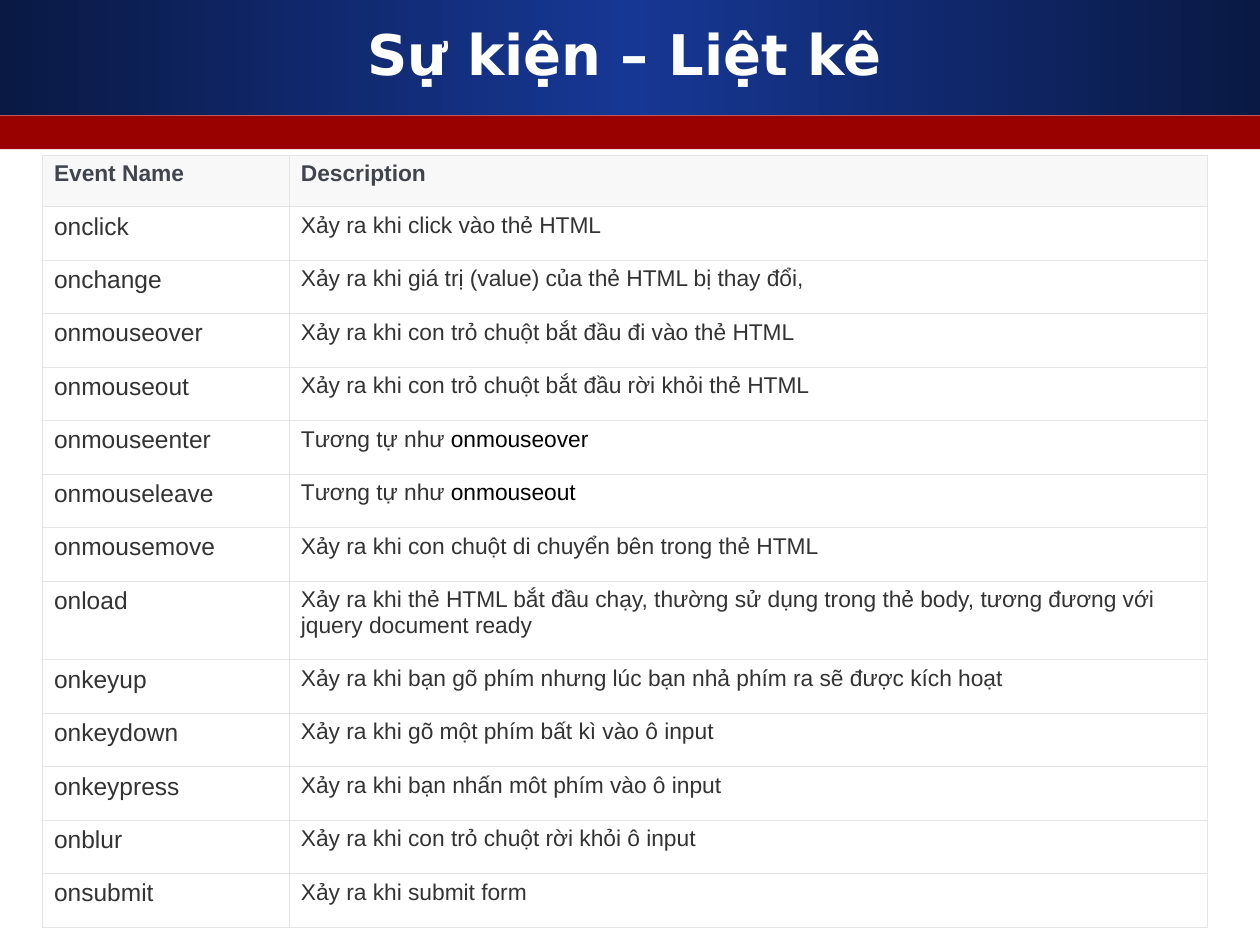
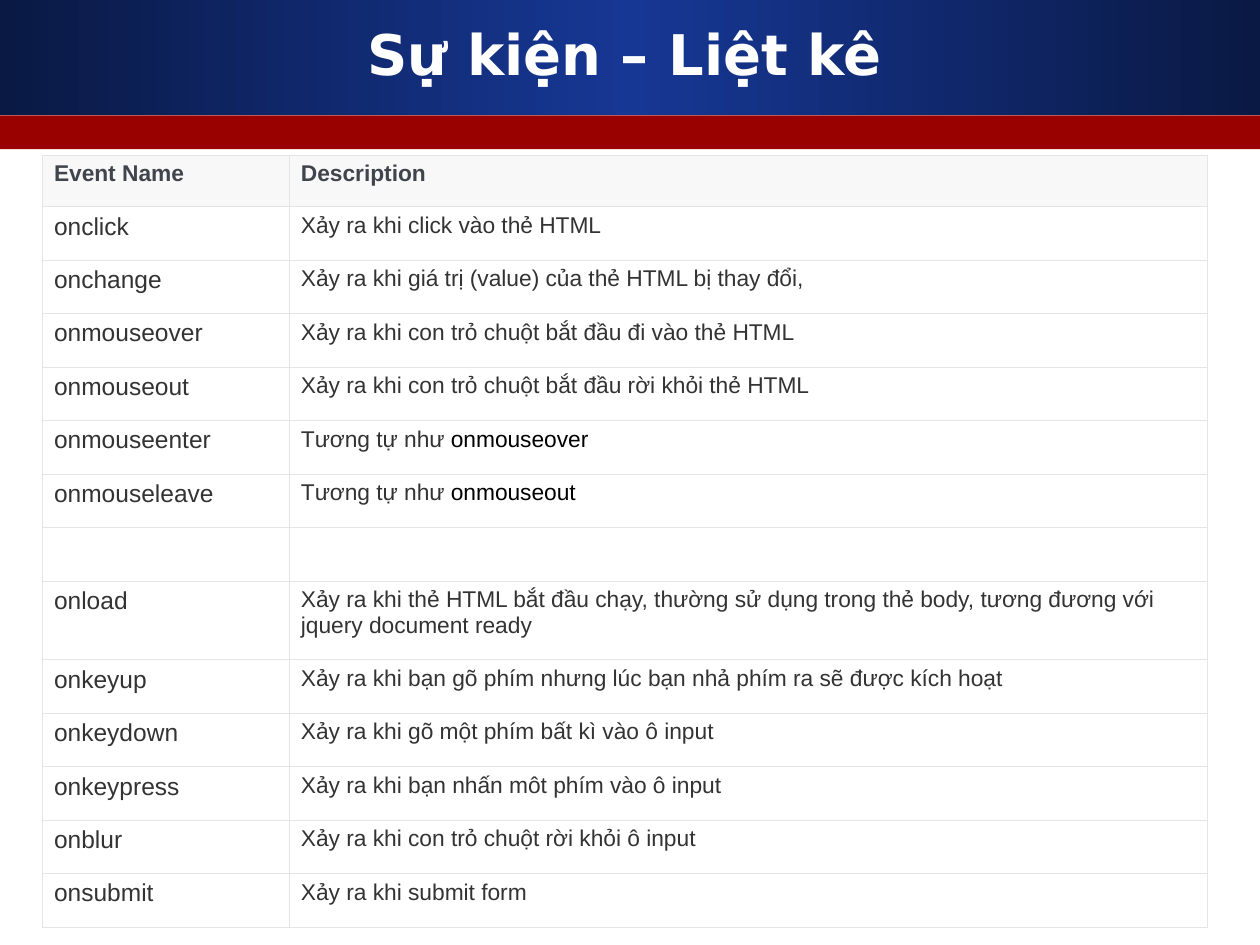
Before and after one commit to nguyenvietmanhit/PHP0721E_HDT, a slide deck: slide 18 of Day11_Javascript_Basic_Part_1_Event/Slide_bai_giang/Javascript_can_ban_phan_1.ppt. Drawn at 1260x945 pixels with LibreOffice and Linux fonts; fonts in the diff are those of the drawing. Boxes give left, top, right and bottom in pixels: in the first picture for what was removed or moved away, otherwise in the second. Text is boxed around its words. In the diff, an @@ line names an element or a change of style, - is before the commit and + after.

```diff
--- a/Day11_Javascript_Basic_Part_1_Event/Slide_bai_giang/Javascript_can_ban_phan_1.ppt
+++ b/Day11_Javascript_Basic_Part_1_Event/Slide_bai_giang/Javascript_can_ban_phan_1.ppt
@@ table at [42, 155, 1207, 926] @@
-row 8, column 1: onmousemove
+row 8, column 1: 
-row 8, column 2: Xảy ra khi con chuột di chuyển bên trong thẻ HTML
+row 8, column 2: 
```
Also in this commit, not shown: 3 other files.
